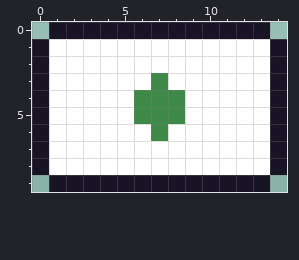
Pixel-art file: pixel/miniMap/start.aseprite. This is how it looked before the edit.
15x10 pixels, 1 frame.
The result:
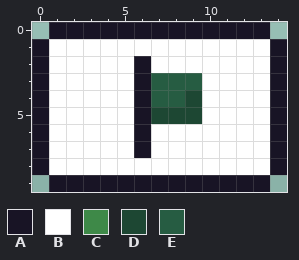
Palette (. is transparent): A #181425  B #ffffff  C #3e8948  D #1d4733  E #265c42
Edits made:
y 2: x 6 B -> A
y 3: x 6..9 BCBB -> AEEE
y 4: x 6..9 CCCB -> AEED
y 5: x 6..9 CCCB -> ADDD
y 6: x 6..7 BC -> AB
y 7: x 6 B -> A
